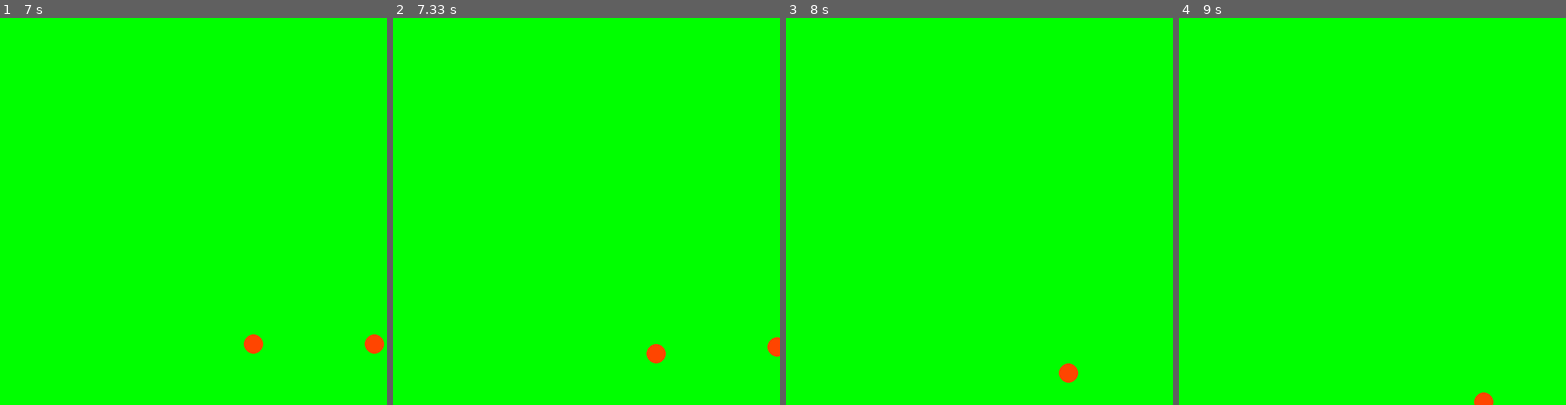
Above: before the commit, frames 1-4 (left to right).
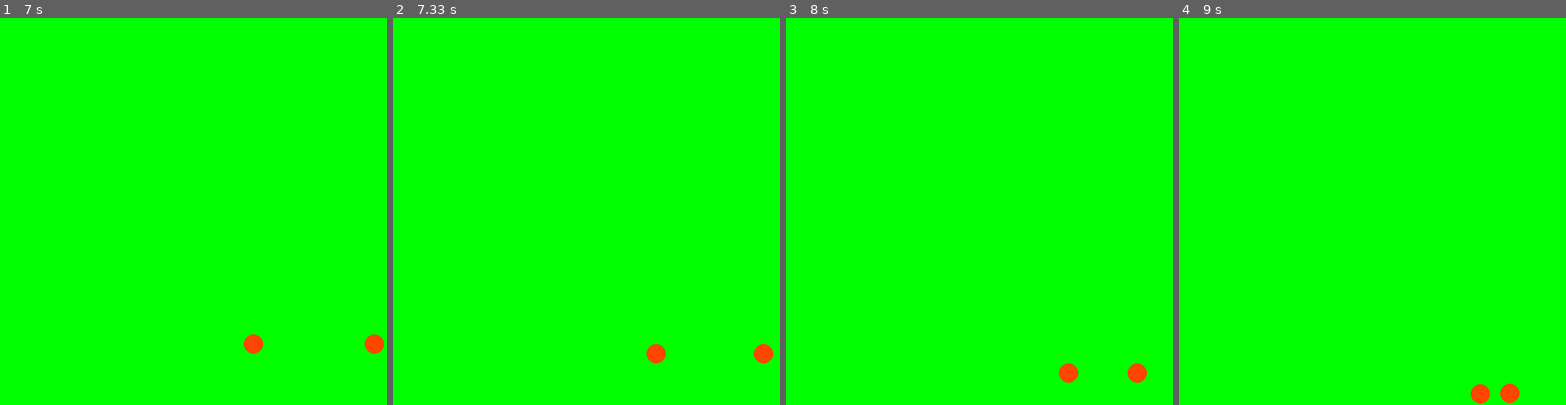
Above: after the commit, the same moments.

Repository: Kr1nsopongis/IT2
Game: pygame game, started from Pygame.py
Same seed, same stepped clock (60 frames per second), same inputs: the game is played once before the commit and once after it.
Inputs:
- Up to frame 1 (7 s): tap G at 0.33 s
- Up to frame 2 (7.33 s): no input
- Up to frame 3 (8 s): no input
- Up to frame 4 (9 s): no input

Frame 1 is identical in both runs. In frame 2, 0.3% of the frame differs, in the area x 93-100%, y 82-90%; in frame 3, 0.2%; in frame 4, 0.4%, in the area x 75-88%, y 94-100%.

Commit message:
Utvider ballspill

Diff:
--- a/Pygame.py
+++ b/Pygame.py
@@ -35,13 +35,14 @@
     # Sjekker om ballen er utenfor høyre/venstre kant
     if ((self.x - self.radius) <= 0) or ((self.x + self.radius) >= self.vindusobjekt.get_width()):
       self.xFart = -self.xFart
+      print(self.xFart)
 
     if ((self.y - self.radius) <= 0) or ((self.y + self.radius) >= self.vindusobjekt.get_height()):
       self.yFart = -self.yFart
 
     # Flytter ballen
-    self.x += self.yFart
-    self.y += self.xFart
+    self.x += self.xFart
+    self.y += self.yFart
 
 # Lager et Ball-objekt
 ball = Ball(350, 250, 1, 1 , 20, screen)
@@ -69,14 +70,14 @@
         yAvstand2 = (ball.y - ball2.y)**2  # y-avstand i andre
         avstand = m.sqrt(xAvstand2 + yAvstand2)
 
-        print(avstand)
+        # print(avstand)
 
         if avstand <= ball.radius+ball2.radius:
 
-           ball.xFart = -ball.xFart
-           ball.yFart = -ball.yFart
-           ball2.xFart = -ball2.xFart
-           ball2.yFart = -ball2.yFart
+           ball.xFart = -ball.xFart*1.05
+           ball.yFart = -ball.yFart*1.1
+           ball2.xFart = -ball2.xFart*1.3
+           ball2.yFart = -ball2.yFart*0.9
 
 
 
